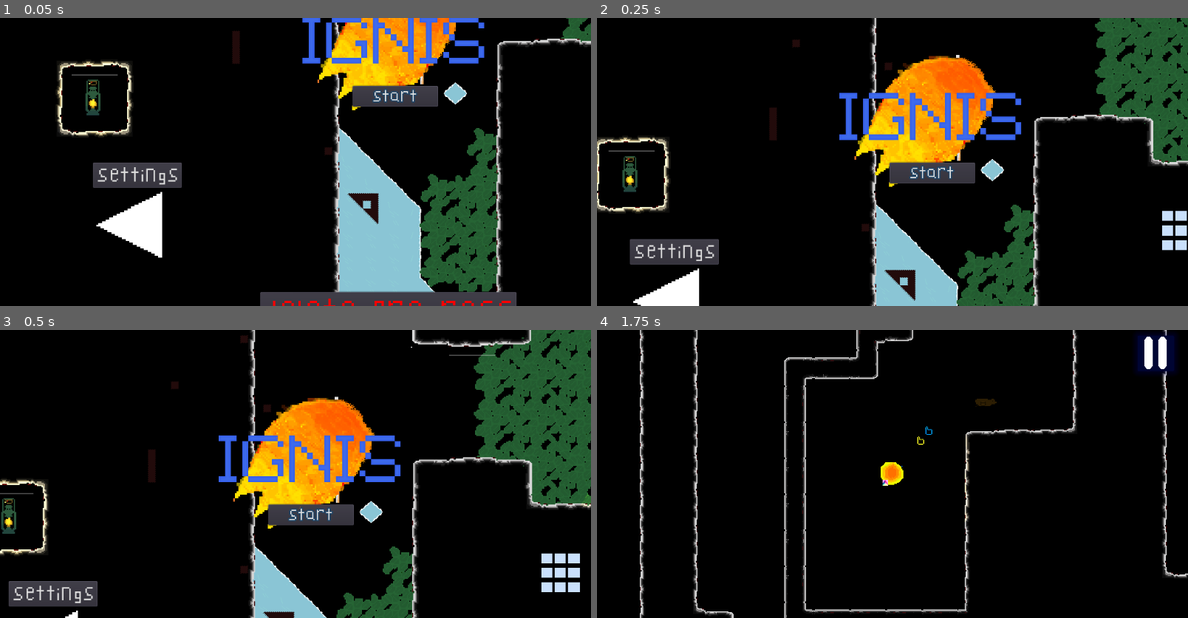
Above: before the commit, frames 1-4 (two rows, left to right).
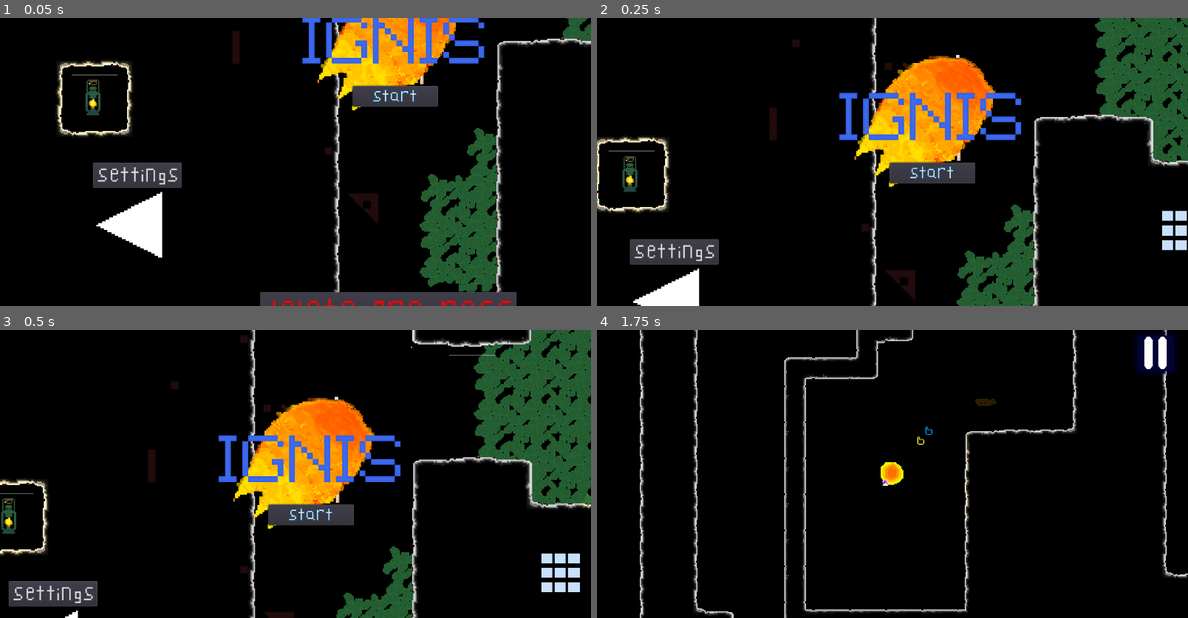
Above: after the commit, the same moments.

Repository: AndresDavidCalderon/ignis
Game: Godot game, scene res://scenes/menu.tscn
Same seed, same stepped clock (60 frames per second), same inputs: the game is played once before the commit and once after it.
Inputs (mouse positions are in pixels of both pictures, inside the frame that each line leads up to):
- Up to frame 1 (0.05 s): no input
- Up to frame 2 (0.25 s): no input
- Up to frame 3 (0.5 s): no input
- Up to frame 4 (1.75 s): click "start" at 0.5 s; tap Enter (go) at 1.25, 1.35 s; move the mouse to (1022, 459) at 1.27 s

The runs differ from the first frame. In frame 1, 6.1% of the frame differs, in the area x 57-79%, y 22-96%; in frame 2, 3.0%; in frame 3, 1.7%; in frame 4, nothing differs.

Commit message:
normal based collissions

Diff:
--- a/images/tilesets/ice.gd
+++ b/images/tilesets/ice.gd
@@ -2,7 +2,6 @@
 
 export var bounce:float
 export var impulse_multiplier:float
-export var icemult:float=1.3
 
 func _ready():
 	if impulse_multiplier>1.4:
--- a/images/tilesets/ice.tscn
+++ b/images/tilesets/ice.tscn
@@ -12,4 +12,4 @@
 tile_data = PoolIntArray( -131075, 0, 0, -131074, 0, 1, -131073, 0, 1, -196608, 0, 1, -196607, 0, 1, -196606, 0, 2, -65 …(352 unchanged characters)…
 script = ExtResource( 2 )
 bounce = 10.0
-impulse_multiplier = 1.4
+impulse_multiplier = 5.0
--- a/scenes/gui/Debug/TemporalLabel.gd
+++ b/scenes/gui/Debug/TemporalLabel.gd
@@ -1,4 +1,4 @@
-extends Label
+extends Node2D
 
 func _ready():
 	modulate.a=0
--- a/scenes/levels/level16.tscn
+++ b/scenes/levels/level16.tscn
@@ -16,7 +16,6 @@
 position = Vector2( 72.989, -99.8076 )
 icego = 31.017
 gravity = 10.377
-speedh = 21.969
 gravityh = 8.82
 newmoment = 7.007
 icemult = 1.163
--- a/scenes/player.tscn
+++ b/scenes/player.tscn
@@ -151,10 +151,6 @@
 atlas = ExtResource( 19 )
 region = Rect2( 75, 25, 25, 25 )
 
-[sub_resource type="AtlasTexture" id=43]
-atlas = ExtResource( 43 )
-region = Rect2( 50, 52, 25, 26 )
-
 [sub_resource type="AtlasTexture" id=38]
 atlas = ExtResource( 45 )
 region = Rect2( 0, 0, 25, 26 )
@@ -198,6 +194,10 @@
 [sub_resource type="AtlasTexture" id=44]
 atlas = ExtResource( 44 )
 region = Rect2( 0, 0, 25, 26 )
+
+[sub_resource type="AtlasTexture" id=43]
+atlas = ExtResource( 43 )
+region = Rect2( 50, 52, 25, 26 )
 
 [sub_resource type="AtlasTexture" id=27]
 atlas = ExtResource( 43 )
@@ -260,11 +260,26 @@
 "name": "def",
 "speed": 5.0
 }, {
+"frames": [ SubResource( 38 ), SubResource( 39 ), SubResource( 40 ), SubResource( 41 ), SubResource( 42 ), SubResource( 41 ), SubResource( 40 ), SubResource( 39 ) ],
+"loop": true,
+"name": "groundrun",
+"speed": 10.0
+}, {
 "frames": [ ExtResource( 51 ) ],
 "loop": true,
 "name": "onairside",
 "speed": 5.0
 }, {
+"frames": [ SubResource( 45 ), SubResource( 46 ), SubResource( 47 ), SubResource( 48 ), SubResource( 49 ) ],
+"loop": false,
+"name": "die",
+"speed": 7.0
+}, {
+"frames": [ SubResource( 44 ), SubResource( 44 ) ],
+"loop": true,
+"name": "fallhit",
+"speed": 5.0
+}, {
 "frames": [ SubResource( 43 ) ],
 "loop": true,
 "name": "onair",
@@ -273,21 +288,6 @@
 "frames": [ ExtResource( 46 ) ],
 "loop": true,
 "name": "stay",
-"speed": 5.0
-}, {
-"frames": [ SubResource( 38 ), SubResource( 39 ), SubResource( 40 ), SubResource( 41 ), SubResource( 42 ), SubResource( 41 ), SubResource( 40 ), SubResource( 39 ) ],
-"loop": true,
-"name": "groundrun",
-"speed": 10.0
-}, {
-"frames": [ SubResource( 45 ), SubResource( 46 ), SubResource( 47 ), SubResource( 48 ), SubResource( 49 ) ],
-"loop": false,
-"name": "die",
-"speed": 7.0
-}, {
-"frames": [ SubResource( 44 ), SubResource( 44 ) ],
-"loop": true,
-"name": "fallhit",
 "speed": 5.0
 }, {
 "frames": [ SubResource( 27 ), SubResource( 28 ), SubResource( 29 ), SubResource( 30 ), SubResource( 31 ), SubResource( 32 ), SubResource( 33 ), SubResource( 34 ), SubResource( 35 ), SubResource( 36 ), SubResource( 37 ) ],
@@ -480,14 +480,14 @@
 newmoment = 4.244
 minup = 18.0
 icemult = 1.2
-platformer_gravity = 20.0
+platformer_gravity = 24.0
 
 [node name="anim" type="AnimatedSprite" parent="."]
 light_mask = 2
 position = Vector2( 0.0582275, 0.0350952 )
 frames = SubResource( 50 )
 animation = "win"
-frame = 3
+frame = 5
 playing = true
 
 [node name="cam" type="Camera2D" parent="."]
@@ -724,25 +724,31 @@
 shape = SubResource( 70 )
 script = ExtResource( 3 )
 
-[node name="VerticalDebug" type="Label" parent="."]
-margin_left = -22.0
-margin_top = -34.0
-margin_right = 46.0
-margin_bottom = -20.0
-text = "vertical hit"
+[node name="VerticalDebug" type="Node2D" parent="."]
+z_index = 3
 script = ExtResource( 6 )
 
 [node name="Tween" type="Tween" parent="VerticalDebug"]
 
-[node name="HorizontalDebug" type="Label" parent="."]
-margin_left = 28.0
-margin_top = -6.0
-margin_right = 96.0
-margin_bottom = 8.0
+[node name="Label" type="Label" parent="VerticalDebug"]
+margin_left = -31.0
+margin_top = -32.0
+margin_right = 38.0
+margin_bottom = -18.0
+text = "Vertical hit"
+
+[node name="HorizontalDebug" type="Node2D" parent="."]
+z_index = 3
+script = ExtResource( 6 )
+
+[node name="Tween" type="Tween" parent="HorizontalDebug"]
+
+[node name="Label2" type="Label" parent="HorizontalDebug"]
+margin_left = 17.0
+margin_top = -7.0
+margin_right = 86.0
+margin_bottom = 7.0
 text = "horizontal hit"
-script = ExtResource( 6 )
-
-[node name="Tween" type="Tween" parent="HorizontalDebug"]
 
 [node name="ColDirDebug" type="Sprite" parent="."]
 position = Vector2( -7.95682, 9.75001 )
--- a/scripts/player.gd
+++ b/scripts/player.gd
@@ -55,7 +55,7 @@
 
 			var current_force:float=0.0
 
-			if sign(slide.position.y-position.y)==-sign(current_y_speed):
+			if sign(slide.normal.y)==sign(current_y_speed):
 				if not platformer_mode:
 					current_x_speed*=friction
 				if current_y_speed<0:
@@ -65,7 +65,7 @@
 				current_y_speed=0
 				$VerticalDebug.show()
 
-			if sign(slide.position.x-position.x)==sign(current_x_speed) and abs(slide.position.x)>abs(slide.position.y):
+			if sign(slide.normal.x)==-sign(current_x_speed):
 				if not platformer_mode:
 					current_y_speed*=friction
 				current_x_speed=0
@@ -98,9 +98,11 @@
 		current_x_speed-=gravityh*delta*sign(current_x_speed)
 		if platformer_mode and landed and abs(current_x_speed)>1:
 			$anim.animation="groundrun"
-			$anim.speed_scale=(abs(current_x_speed)/x_acceleration)/2
+			$anim.speed_scale=abs(current_x_speed)/100
 	else:
 		current_x_speed=0
+		if platformer_mode:
+			$anim.animation="stay"
 
 var downed=false
 
@@ -112,10 +114,11 @@
 		current_x_speed+=x_acceleration*movement_x_sign
 
 		if position.y>get_global_mouse_position().y:
+			print("jump!")
 			current_y_speed+=speed*(1-(current_y_speed/speed))
 			landed=false
 	else:
-		current_x_speed+=x_acceleration*0.4*movement_x_sign
+		current_x_speed+=x_acceleration*1*movement_x_sign
 	if platformer_mode:
 		$anim.flip_h=false if movement_x_sign==1 else true
 
